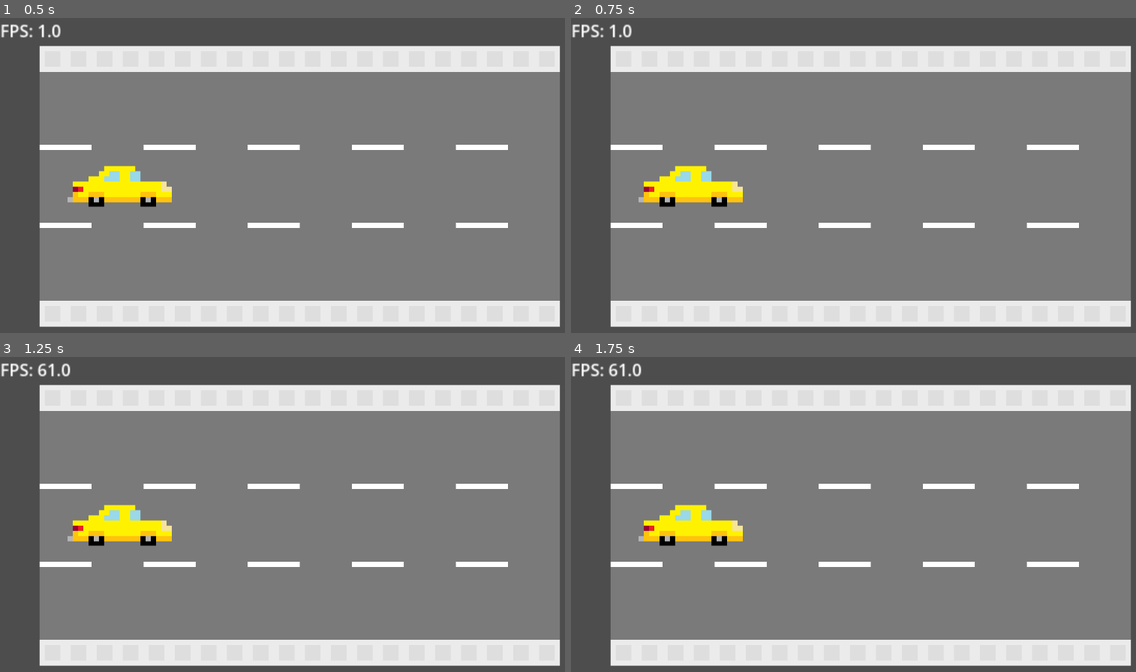
Above: before the commit, frames 1-4 (two rows, left to right).
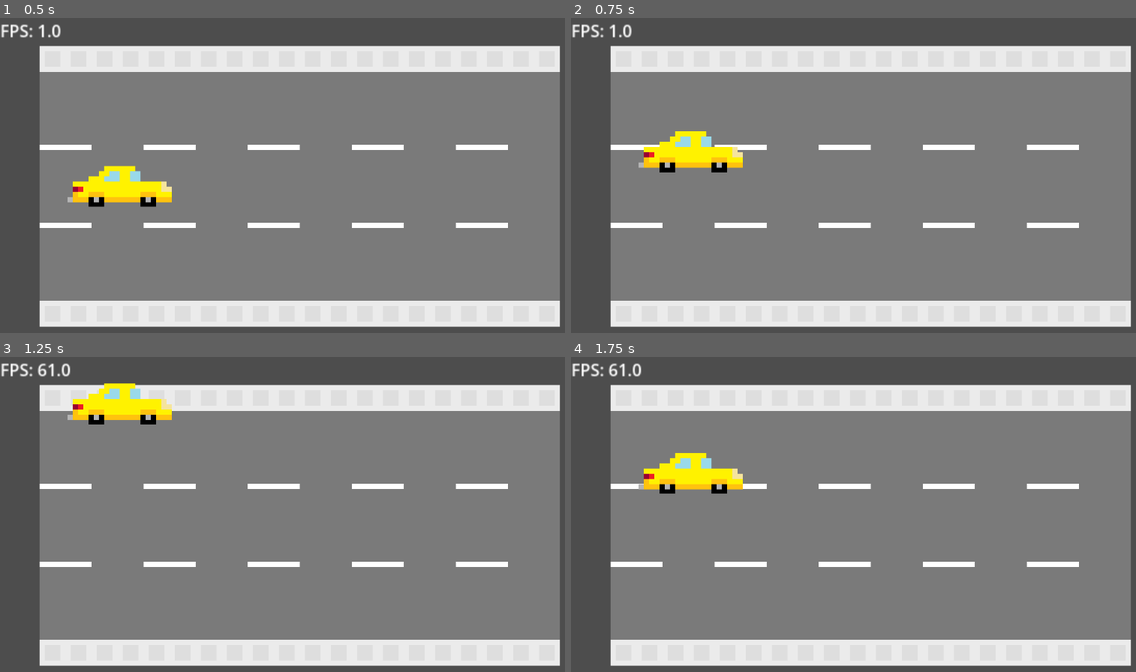
Above: after the commit, the same moments.

Repository: DevEhanTariq/first-game
Game: Godot game, scene res://level.tscn
Same seed, same stepped clock (60 frames per second), same inputs: the game is played once before the commit and once after it.
Inputs:
- Up to frame 1 (0.5 s): no input
- Up to frame 2 (0.75 s): tap Enter at 0.5 s; hold W (up) from 0.53 s (still down)
- Up to frame 3 (1.25 s): keep holding W (up)
- Up to frame 4 (1.75 s): release W (up) at 1.28 s; hold S (down) from 1.28 s (still down)

Frame 1 is identical in both runs. In frame 2, 3.2% of the frame differs, in the area x 11-31%, y 35-60%; in frame 3, 3.2%; in frame 4, 3.2%, in the area x 11-31%, y 30-60%.

Commit message:
Added Movment & re-structured the "Player" scene
- Deleted "Area2D"
- Put eveything in the "Player" scene, under "CharacterBody2D"
- Added Player Movement (is really choppy)

Diff:
--- a/Player.gd
+++ b/Player.gd
@@ -1,6 +1,6 @@
-extends Sprite2D
+extends CharacterBody2D
 
-@export var speed = 400
+@export var speed = 40000
 
 # Called when the node enters the scene tree for the first time.
 func _ready() -> void:
@@ -10,4 +10,5 @@
 # Called every frame. 'delta' is the elapsed time since the previous frame.
 func _process(delta: float) -> void:
 	var input_direction = Input.get_vector("none", "none", "up", "down")
-	var velocity = input_direction * speed * delta
+	velocity = input_direction * speed * delta
+	move_and_slide()
--- a/level.tscn
+++ b/level.tscn
@@ -12,9 +12,6 @@
 [node name="Player" parent="." unique_id=682621535 instance=ExtResource("2_vonw3")]
 position = Vector2(-400, 0)
 
-[node name="Camera2D" type="Camera2D" parent="." unique_id=897658622]
-zoom = Vector2(0.5, 0.5)
-
 [node name="Label" type="Label" parent="." unique_id=1745106174]
 offset_left = -1151.0
 offset_top = -646.0
@@ -22,3 +19,6 @@
 offset_bottom = -404.0
 scale = Vector2(4, 4)
 script = ExtResource("3_oi3di")
+
+[node name="Camera2D" type="Camera2D" parent="." unique_id=897658622]
+zoom = Vector2(0.5, 0.5)
--- a/player.tscn
+++ b/player.tscn
@@ -8,14 +8,14 @@
 
 [node name="Player" type="Node2D" unique_id=682621535]
 
-[node name="Sprite2D" type="Sprite2D" parent="." unique_id=1722020748]
+[node name="CharacterBody2D" type="CharacterBody2D" parent="." unique_id=683765734]
+script = ExtResource("2_onrkg")
+
+[node name="CollisionShape2D" type="CollisionShape2D" parent="CharacterBody2D" unique_id=1688582909]
+position = Vector2(-290.5, 0)
+shape = SubResource("RectangleShape2D_onrkg")
+
+[node name="Sprite2D" type="Sprite2D" parent="CharacterBody2D" unique_id=1722020748]
 texture = ExtResource("1_4flbx")
 region_enabled = true
 region_rect = Rect2(0, 0, 983.717, 157.51)
-script = ExtResource("2_onrkg")
-
-[node name="Area2D" type="Area2D" parent="Sprite2D" unique_id=131297422]
-
-[node name="CollisionShape2D" type="CollisionShape2D" parent="Sprite2D/Area2D" unique_id=1688582909]
-position = Vector2(-290.5, 0)
-shape = SubResource("RectangleShape2D_onrkg")
